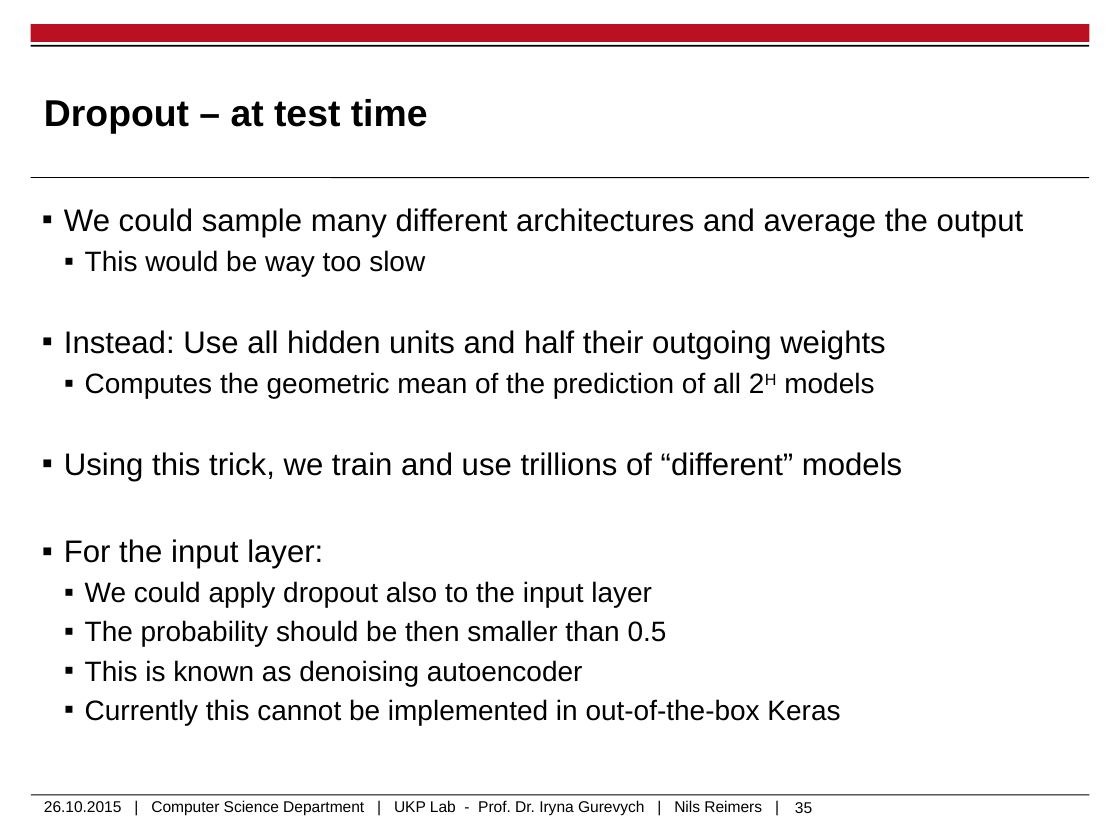
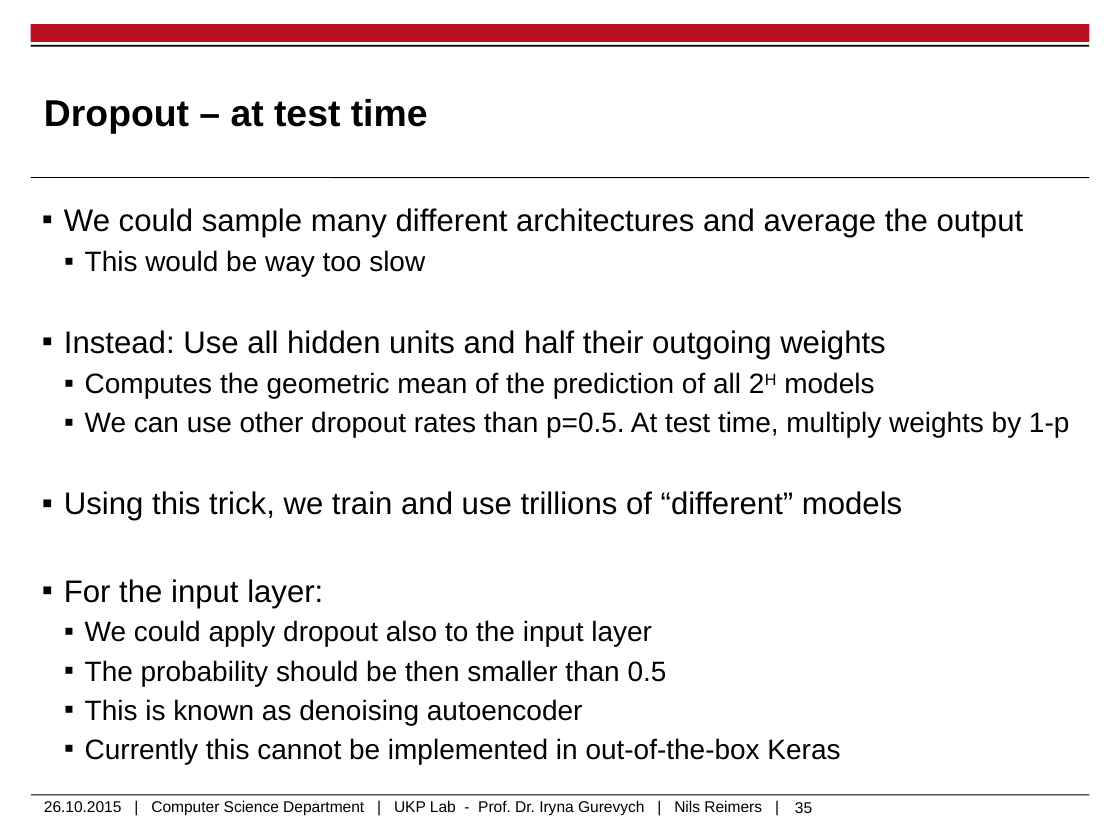
Before and after one commit to UKPLab/deeplearning4nlp-tutorial, a slide deck: slide 35 of 2015-10_Lecture/Lecture4/2015-10-26_Autoencoders_Recursive_NN.pptx. Drawn at 1120x840 pixels with LibreOffice and Linux fonts; fonts in the diff are those of the drawing; background and template pictures are left out. Boxes give left, top, right and bottom in pixels: in the first picture for what was removed or moved away, otherwise in the second. Text is boxed around its words. In the diff, an @@ line names an element or a change of style, - is before the commit and + after.

```diff
--- a/2015-10_Lecture/Lecture4/2015-10-26_Autoencoders_Recursive_NN.pptx
+++ b/2015-10_Lecture/Lecture4/2015-10-26_Autoencoders_Recursive_NN.pptx
@@ text at [85, 411, 1069, 437]: paragraph added @@
+  ▪ We can use other dropout rates than p=0.5. At test time, multiply weights by 1-p
```
Also in this commit, not shown: 4 other slides changed, 5 other files.
